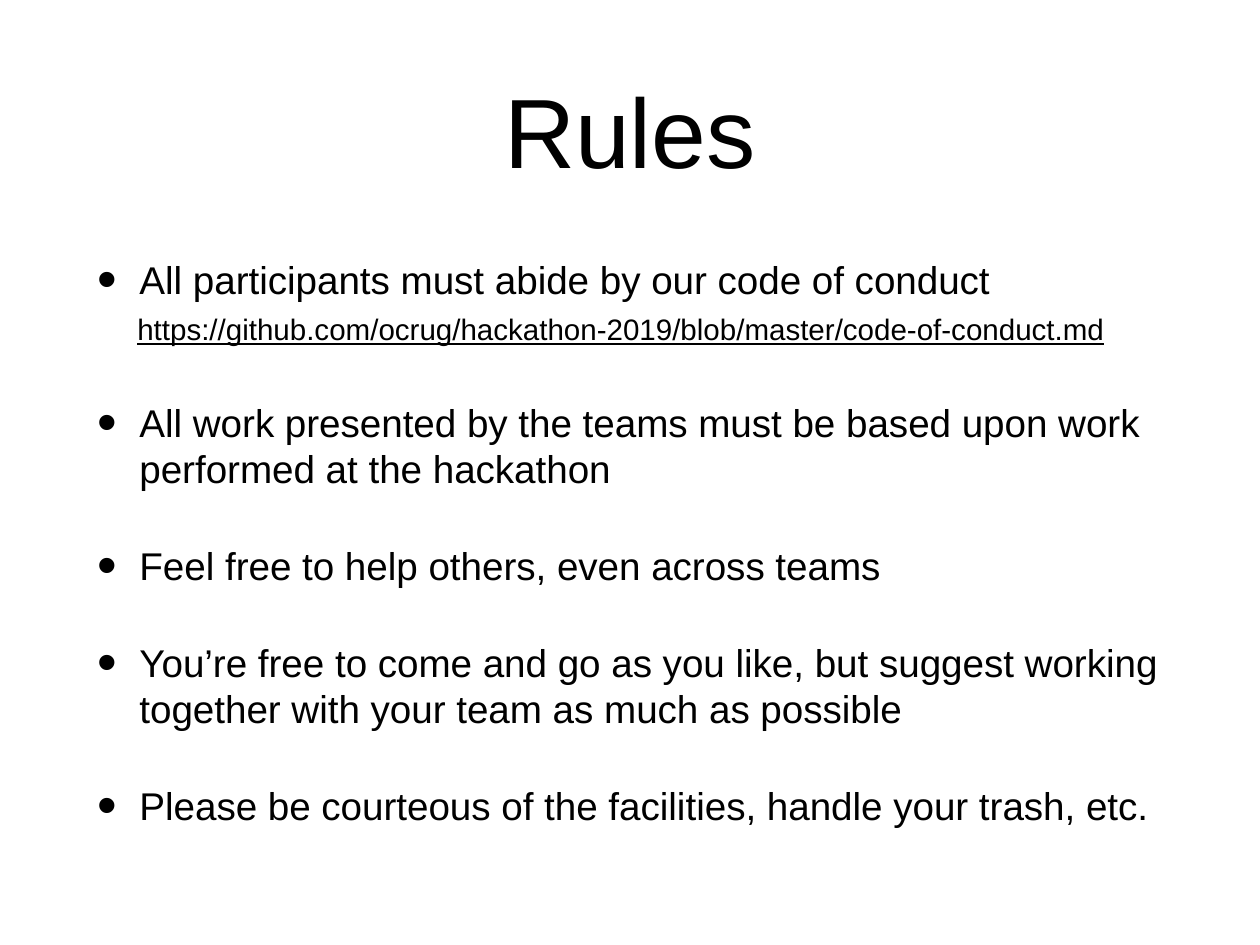
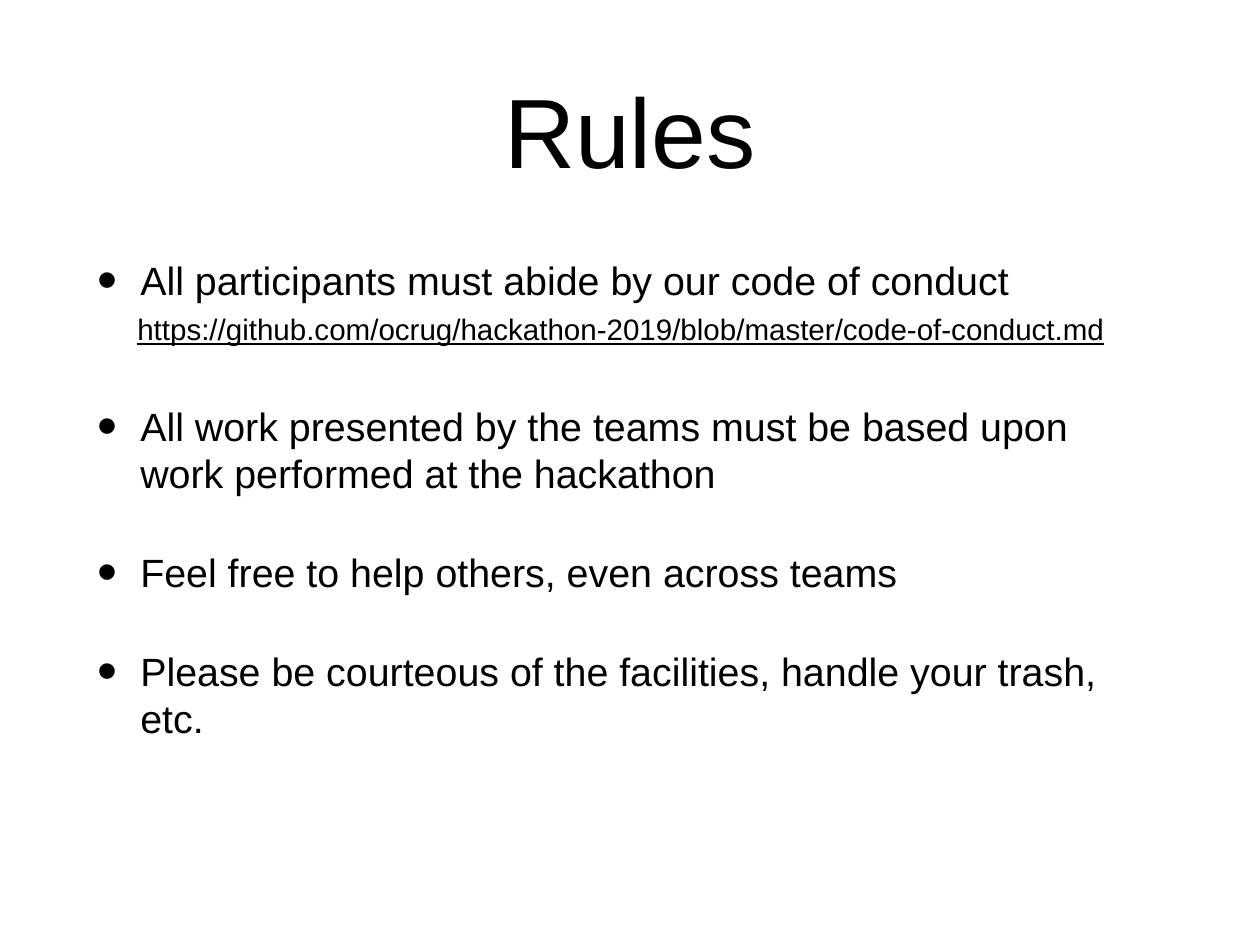
Before and after one commit to socalrug/hackathon-2019-05, a slide deck: slide 3 of admin/intro_slides/hackathon_intro_slides.pptx. Drawn at 1260x945 pixels with LibreOffice and Linux fonts; fonts in the diff are those of the drawing. Boxes give left, top, right and bottom in pixels: in the first picture for what was removed or moved away, otherwise in the second. Text is boxed around its words. In the diff, an @@ line names an element or a change of style, - is before the commit and + after.

```diff
--- a/admin/intro_slides/hackathon_intro_slides.pptx
+++ b/admin/intro_slides/hackathon_intro_slides.pptx
@@ text "All participants must abide by ..." at (140,266,1096,734): size 31.4 to 32 pt; indent changed; more space between paragraphs @@
@@ text at (139,649,1158,731): paragraph removed @@
-• You’re free to come and go as you like, but suggest working together with your team as much as possible
```
Also in this commit, not shown: 4 other slides changed, 4 slides added, 1 slide removed, 2 other files.
